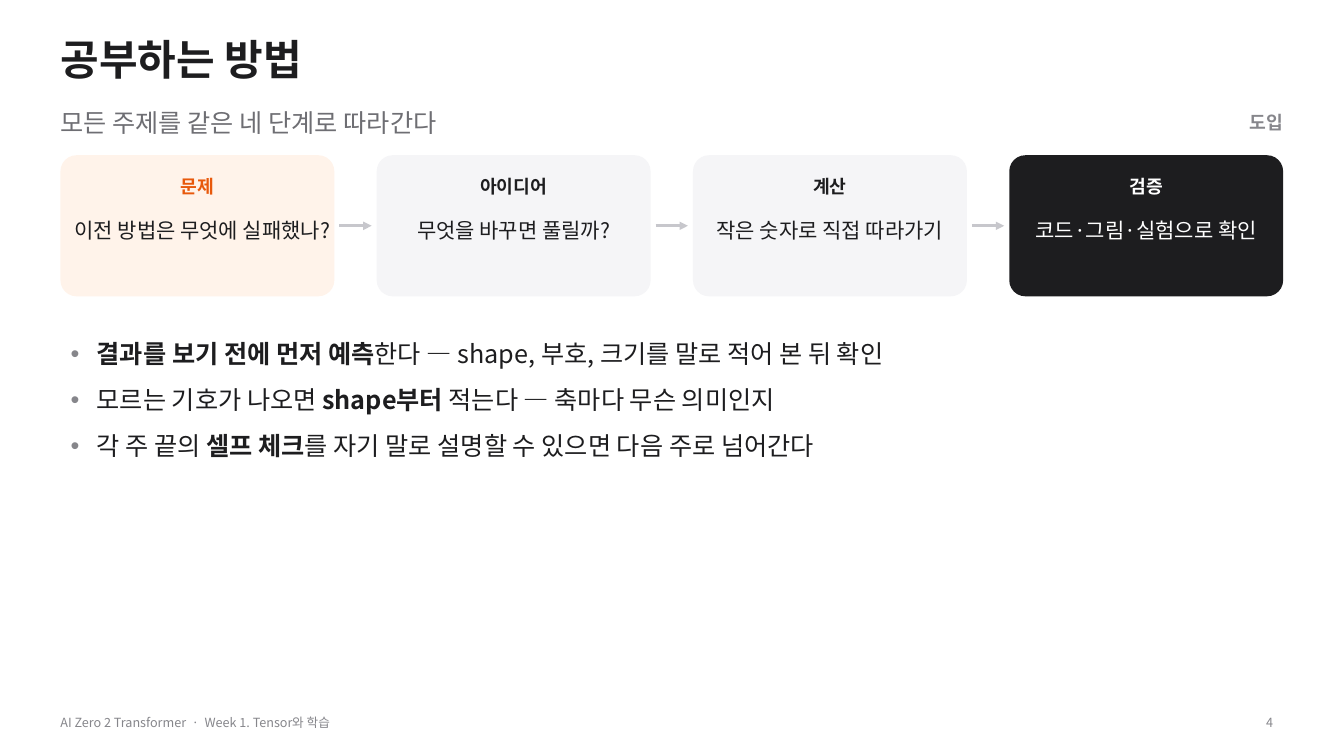
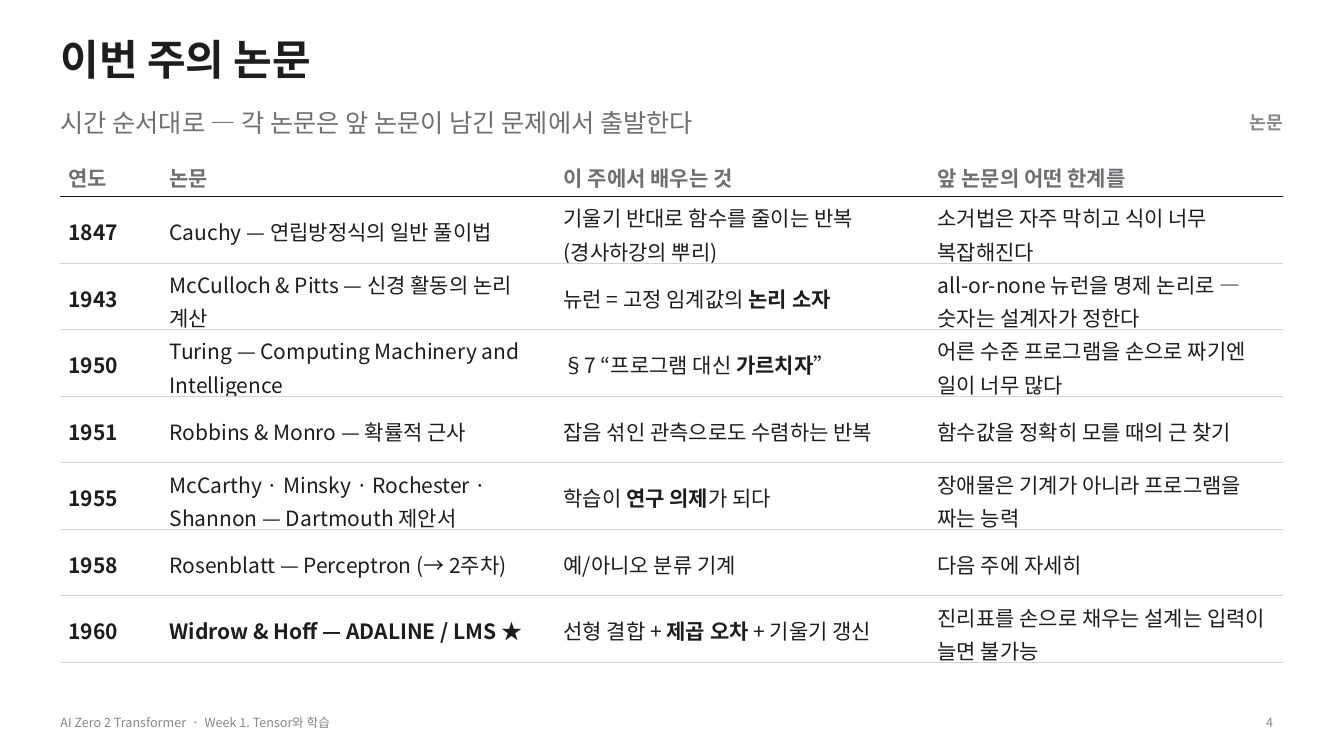
Before and after one commit to myunhh/AI-Zero-2-Transformers, a slide deck: slide 4 of lectures/week01_tensor_and_learning.pptx. Drawn at 1344x756 pixels with LibreOffice and Linux fonts; fonts in the diff are those of the drawing. Boxes give left, top, right and bottom in pixels: in the first picture for what was removed or moved away, otherwise in the second. Text is boxed around its words. In the diff, an @@ line names an element or a change of style, - is before the commit and + after.

```diff
--- a/lectures/week01_tensor_and_learning.pptx
+++ b/lectures/week01_tensor_and_learning.pptx
@@ title at (x1=60, y1=39, x2=311, y2=79): text changed @@
-공부하는 방법
+이번 주의 논문
@@ text at (x1=60, y1=111, x2=693, y2=134): text changed @@
-모든 주제를 같은 네 단계로 따라간다
+시간 순서대로 — 각 논문은 앞 논문이 남긴 문제에서 출발한다
@@ text at (x1=1250, y1=114, x2=1283, y2=130): text changed @@
-도입
+논문
@@ rounded rectangle removed at (x1=60, y1=155, x2=335, y2=296) @@
@@ table added at (x1=60, y1=155, x2=1284, y2=667), 8 rows, 4 columns @@
+연도 | 논문 | 이 주에서 배우는 것 | 앞 논문의 어떤 한계를
+1847 | Cauchy — 연립방정식의 일반 풀이법 | 기울기 반대로 함수를 줄이는 반복 (경사하강의 뿌리) | 소거법은 자주 막히고 식이 너무 복잡해진다
+1943 | McCulloch & Pitts — 신경 활동의 논리 계산 | 뉴런 = 고정 임계값의 논리 소자 | all-or-none 뉴런을 명제 논리로 — 숫자는 설계자가 정한다
+1950 | Turing — Computing Machinery and Intelligence | §7 “프로그램 대신 가르치자” | 어른 수준 프로그램을 손으로 짜기엔 일이 너무 많다
+1951 | Robbins & Monro — 확률적 근사 | 잡음 섞인 관측으로도 수렴하는 반복 | 함수값을 정확히 모를 때의 근 찾기
+1955 | McCarthy · Minsky · Rochester · Shannon — Dartmouth 제안서 | 학습이 연구 의제가 되다 | 장애물은 기계가 아니라 프로그램을 짜는 능력
+1958 | Rosenblatt — Perceptron (→ 2주차) | 예/아니오 분류 기계 | 다음 주에 자세히
+1960 | Widrow & Hoff — ADALINE / LMS ★ | 선형 결합 + 제곱 오차 + 기울기 갱신 | 진리표를 손으로 채우는 설계는 입력이 늘면 불가능
@@ text removed at (x1=181, y1=177, x2=214, y2=195) @@
-문제
@@ rounded rectangle removed at (x1=377, y1=155, x2=651, y2=296) @@
@@ text removed at (x1=480, y1=177, x2=547, y2=195) @@
-아이디어
@@ rounded rectangle removed at (x1=694, y1=155, x2=968, y2=296) @@
@@ text removed at (x1=813, y1=177, x2=846, y2=195) @@
-계산
@@ rounded rectangle removed at (x1=1009, y1=155, x2=1284, y2=296) @@
@@ text removed at (x1=1130, y1=177, x2=1163, y2=195) @@
-검증
@@ text removed at (x1=74, y1=220, x2=330, y2=240) @@
-이전 방법은 무엇에 실패했나?
@@ arrow removed from (340, 226) to (372, 226) @@
@@ text removed at (x1=417, y1=220, x2=610, y2=240) @@
-무엇을 바꾸면 풀릴까?
@@ arrow removed from (655, 226) to (689, 226) @@
@@ text removed at (x1=717, y1=220, x2=943, y2=240) @@
-작은 숫자로 직접 따라가기
@@ arrow removed from (972, 226) to (1004, 226) @@
@@ text removed at (x1=1035, y1=220, x2=1257, y2=240) @@
-코드·그림·실험으로 확인
@@ text removed at (x1=97, y1=342, x2=883, y2=458) @@
-• 결과를 보기 전에 먼저 예측한다 — shape, 부호, 크기를 말로 적어 본 뒤 확인
-• 모르는 기호가 나오면 shape부터 적는다 — 축마다 무슨 의미인지
-• 각 주 끝의 셀프 체크를 자기 말로 설명할 수 있으면 다음 주로 넘어간다
```
Also in this commit, not shown: 28 other slides changed, 25 slides added, 10 slides removed, 3 other files.
